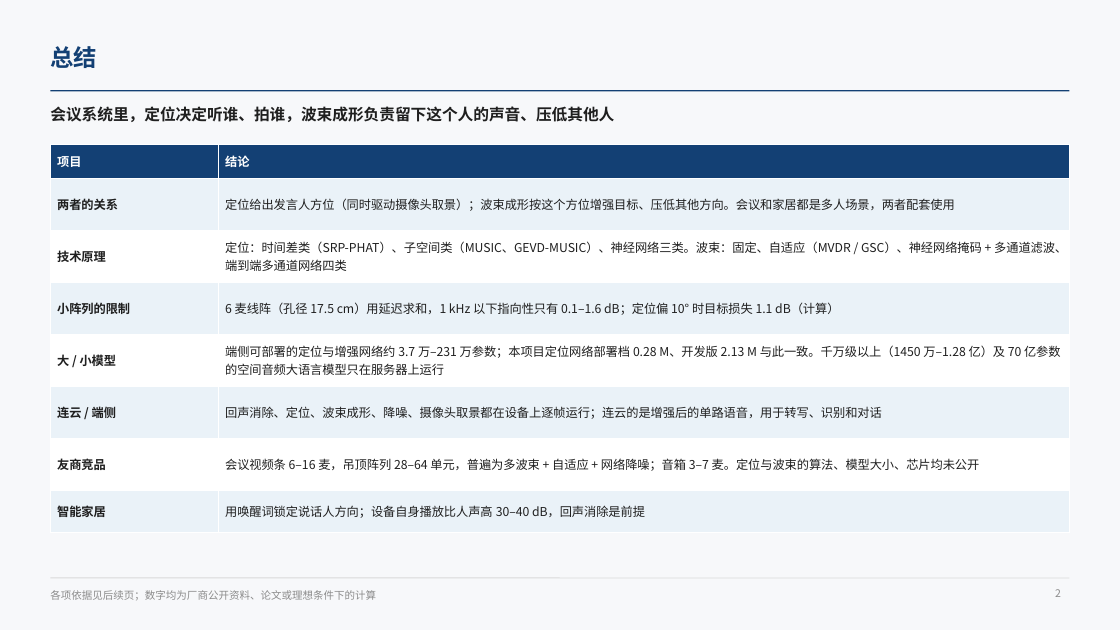
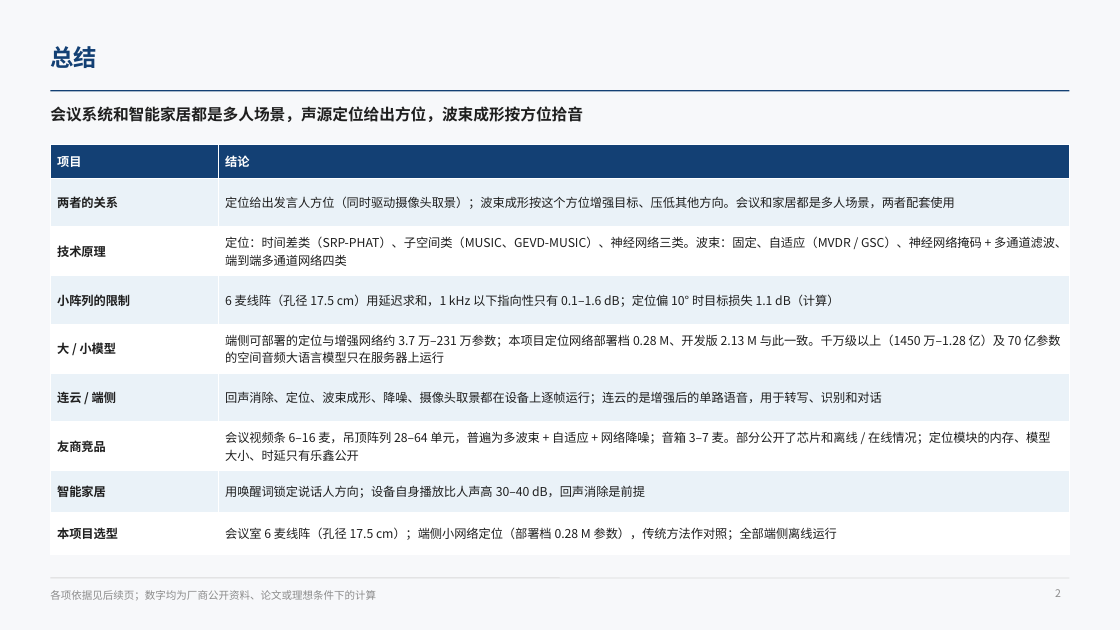
Before and after one commit to ZeroFoxxi/ssl-scene1, a slide deck: slide 2 of 01_场景一_摄像头声源定位/技术总结/声源定位与波束成形技术总结.pptx. Drawn at 1120x630 pixels with LibreOffice and Linux fonts; fonts in the diff are those of the drawing. Boxes give left, top, right and bottom in pixels: in the first picture for what was removed or moved away, otherwise in the second. Text is boxed around its words. In the diff, an @@ line names an element or a change of style, - is before the commit and + after.

```diff
--- a/01_场景一_摄像头声源定位/技术总结/声源定位与波束成形技术总结.pptx
+++ b/01_场景一_摄像头声源定位/技术总结/声源定位与波束成形技术总结.pptx
@@ text at bbox=[50, 106, 583, 122]: text changed @@
-会议系统里，定位决定听谁、拍谁，波束成形负责留下这个人的声音、压低其他人
+会议系统和智能家居都是多人场景，声源定位给出方位，波束成形按方位拾音
@@ table at bbox=[50, 145, 1070, 544] @@
-row 7, column 2: 会议视频条 6–16 麦，吊顶阵列 28–64 单元，普遍为多波束 + 自适应 + 网络降噪；音箱 3–7 麦。定位与波束的算法、模型大小、芯片均未公开
+row 7, column 2: 会议视频条 6–16 麦，吊顶阵列 28–64 单元，普遍为多波束 + 自适应 + 网络降噪；音箱 3–7 麦。部分公开了芯片和离线 / 在线情况；定位模块的内存、模型大小、时延只有乐鑫公开
+row 9: 本项目选型 | 会议室 6 麦线阵（孔径 17.5 cm）；端侧小网络定位（部署档 0.28 M 参数），传统方法作对照；全部端侧离线运行
```
Also in this commit, not shown: 1 other slide changed, 2 slides added, 3 other files.
